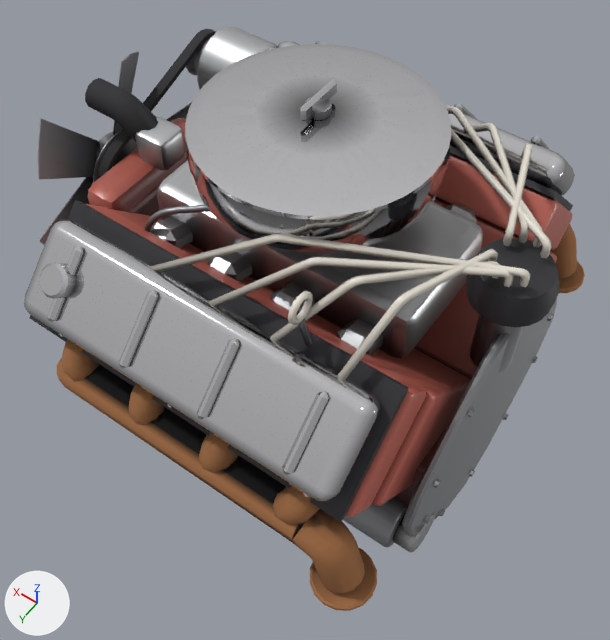
Two versions of the glTF model public/models/modcar/parts/eng_v8.glb, one commit apart.
Before and after are seen from a 50 mm lens placed at (-0.521, 0.717, 1.342), pointed at (-0.04, 0.044, 0.285). The lights are fixed; the arrows at lower left show +X, +Y and +Z. The older version comes first. Vertices at exactly the same position are counted once.

The scene before the commit, as lines of its bpy script (objects in view):
```python
me_part = bpy.data.meshes.new('PART')
me_part.from_pydata(...)  # 7086 vertices, 13644 faces; spans x -0.388..0.412, y -0.407..0.381, z 0.0..0.689
# faces by material slot: [3344, 756, 484, 1868, 1692, 2452, 2108, 940]
me_part.materials.append(mat_steel)
me_part.materials.append(mat_paint)
me_part.materials.append(mat_trim)
me_part.materials.append(mat_chrome)
me_part.materials.append(mat_alu)
me_part.materials.append(mat_rust)
me_part.materials.append(mat_paint_b)
me_part.materials.append(mat_rubber)
ob_part = bpy.data.objects.new('PART', me_part)
ob_part.location = (0.0, 0.0, 0.0)
```
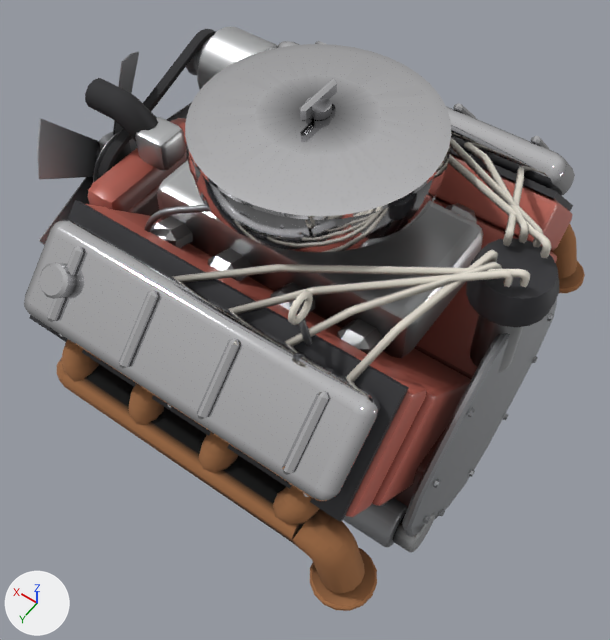
Pixel boxes (x1, y1, x2, y2) of what changed, in the pictures (610 x 640 px; the box of a moved part takes in the faces that stretch with it):
part 1 of me_part, moved or reshaped
    before: (150, 106, 551, 379)
    after: (172, 138, 551, 382)
part 2 of me_part, recoloured
    both: (98, 104, 557, 418)

What changed in the scene script:
```text
Change me_part:
    used by ob_part; location = (0.0, 0.0, 0.0)
    remove me_part.from_pydata(...)  # 7086 vertices, 13644 faces; spans x -0.388..0.412, y -0.407..0.381, z 0.0..0.689
    add me_part.from_pydata(...)  # 7076 vertices, 13624 faces; spans x -0.388..0.412, y -0.407..0.381, z 0.0..0.689
    me_part part 1: 483 vertices moved from x -0.355..0.179, y -0.305..0.305, z 0.436..0.61 to x -0.355..0.178, y -0.305..0.305, z 0.435..0.594; 173 vertices removed from x -0.355..-0.085, y -0.3..0.3, z 0.44..0.61; 163 vertices added at x -0.355..-0.085, y -0.3..0.3, z 0.436..0.594
    me_part part 2: 5035 kept faces spanning x -0.378..0.412, y -0.346..0.364, z 0.009..0.644 get new vertex colours; the middle colour goes from grey #a3a3a3 to grey #9c9c9c
```
